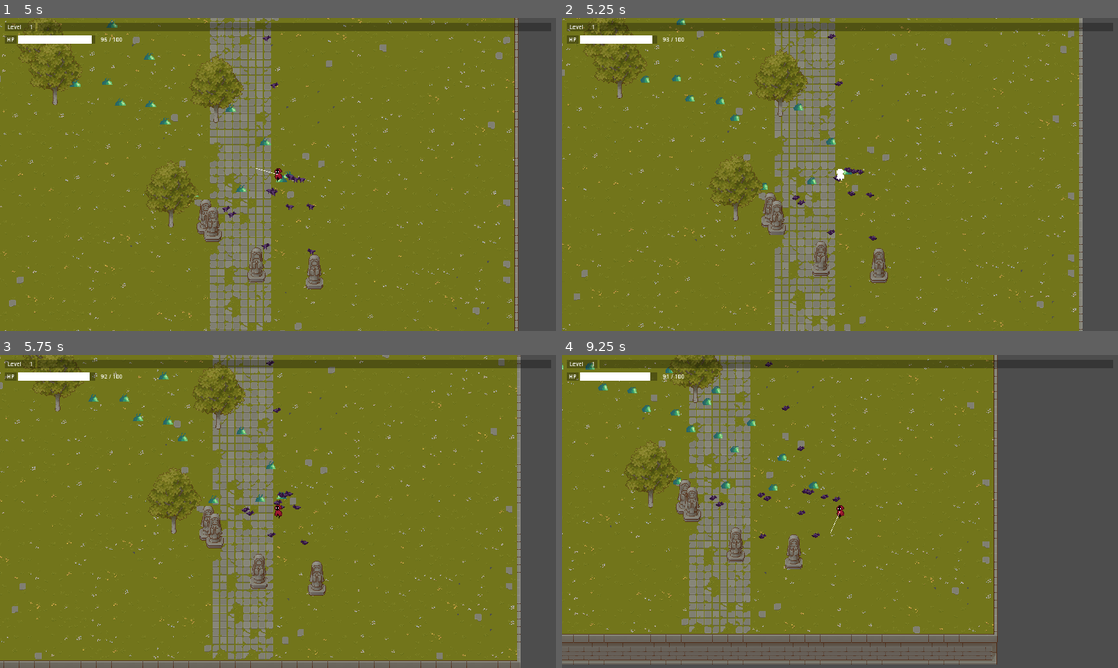
Above: before the commit, frames 1-4 (two rows, left to right).
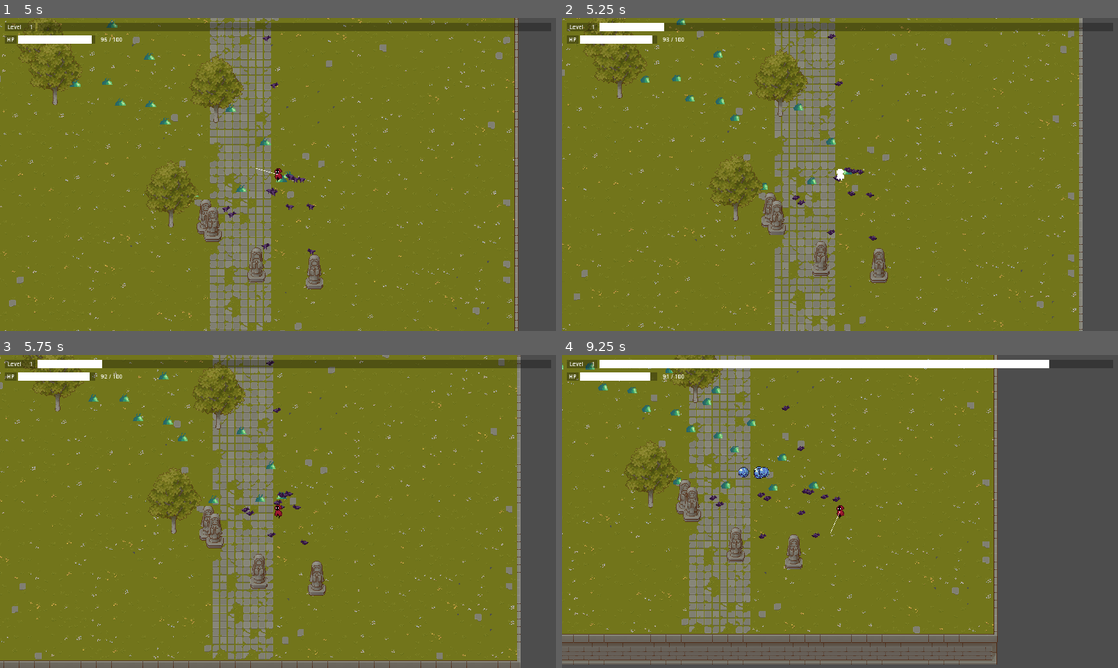
Above: after the commit, the same moments.

Repository: reyhanfarabi/project-survive
Game: Godot game, scene res://scenes/game.tscn
The game is run twice, just before and just after one commit, with the same random seed, the same clock (stepped at 60 frames per second) and the same inputs.
Inputs (mouse positions are in pixels of both pictures, inside the frame that each line leads up to):
- Up to frame 1 (5 s): tap Enter at 0.5 s; move the mouse to (400, 158) at 0.52 s; hold D (right) 0.53-1.28 s; tap W (top) every 0.75 s from 0.6 to 4.35 s; move the mouse to (166, 190) at 1.27 s; hold S (down) 1.28-2.03 s; move the mouse to (333, 105) at 2.02 s; hold D (right) 2.03-3.53 s; move the mouse to (250, 237) at 2.77 s; move the mouse to (444, 221) at 3.52 s; hold A (left) from 3.53 s (still down); move the mouse to (111, 127) at 4.27 s
- Up to frame 2 (5.25 s): move the mouse to (867, 174) at 5.02 s; release A (left) at 5.03 s; hold S (down) from 5.03 s (still down); tap W (top) at 5.1 s
- Up to frame 3 (5.75 s): keep holding S (down)
- Up to frame 4 (9.25 s): move the mouse to (756, 433) at 5.77 s; release S (down) at 5.78 s; hold D (right) 5.78-8.03 s; tap W (top) every 0.75 s from 5.85 to 8.85 s; move the mouse to (962, 495) at 6.52 s; move the mouse to (728, 527) at 7.27 s; move the mouse to (895, 442) at 8.02 s; hold S (down) 8.03-8.78 s; move the mouse to (812, 574) at 8.77 s; hold A (left) from 8.78 s (still down)

Frame 1 is identical in both runs. In frame 2, 0.3% of the frame differs, in the area x 6-19%, y 1-5%; in frame 3, 0.3%; in frame 4, 2.3%, in the area x 6-88%, y 1-40%.

Commit message:
fix issue destroy signal is not triggered

Diff:
--- a/scenes/enemy.tscn
+++ b/scenes/enemy.tscn
@@ -126,3 +126,4 @@
 [node name="DestroyComponent" parent="." instance=ExtResource("4_xjjl3")]
 
 [connection signal="timeout" from="AttackTimer" to="." method="_on_attack_timer_timeout"]
+[connection signal="trigger_side_effect" from="DestroyComponent" to="." method="_on_destroy_component_trigger_side_effect"]
--- a/scenes/player.tscn
+++ b/scenes/player.tscn
@@ -229,3 +229,4 @@
 [node name="DestroyComponent" parent="." instance=ExtResource("9_fic57")]
 
 [connection signal="trigger_drop_effect" from="CollectDropsComponent" to="." method="_on_collect_drops_component_trigger_drop_effect"]
+[connection signal="trigger_side_effect" from="DestroyComponent" to="." method="_on_destroy_component_trigger_side_effect"]
